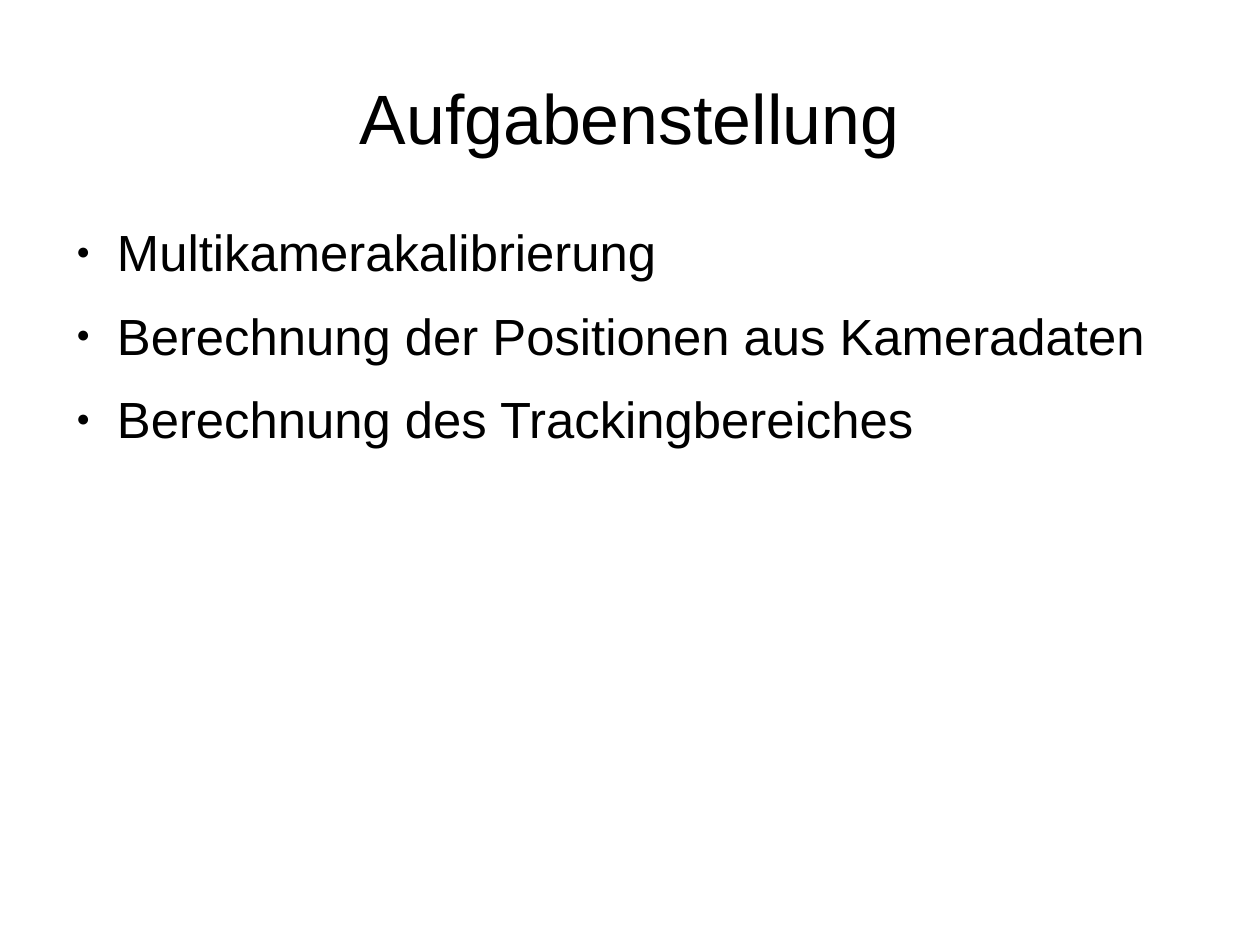
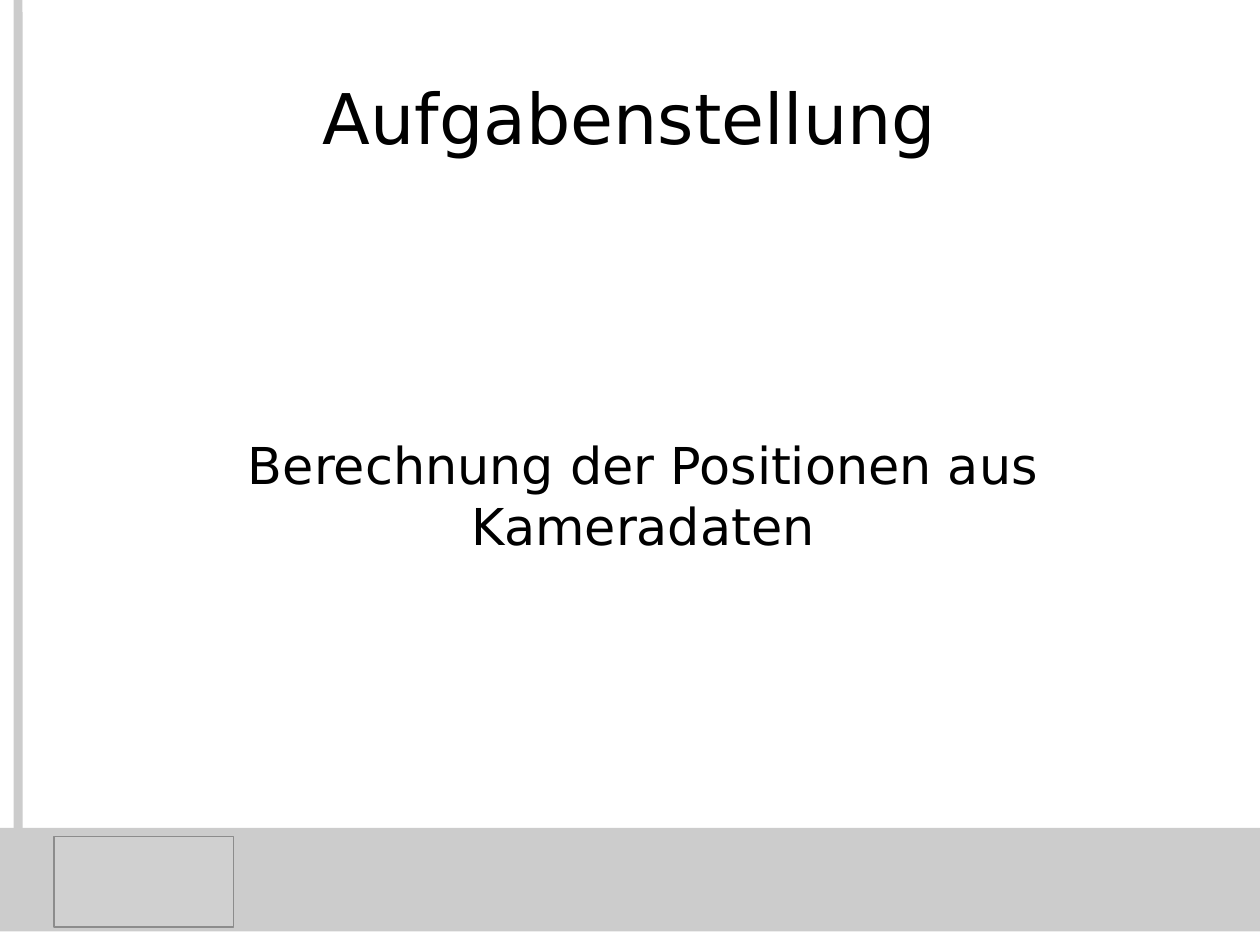
Before and after one commit to KITrokopter/Presentation, a slide deck: slide 13 of PresentationInTotal v0.1.odp (slide 12 before the commit). Drawn at 1260x945 pixels with LibreOffice and Linux fonts; fonts in the diff are those of the drawing; grey boxes stand for pictures. Boxes give left, top, right and bottom in pixels: in the first picture for what was removed or moved away, otherwise in the second. Text is boxed around its words. In the diff, an @@ line names an element or a change of style, - is before the commit and + after.

```diff
--- a/PresentationInTotal v0.1.odp
+++ b/PresentationInTotal v0.1.odp
@@ line added from (18, 0) to (18, 918), #CCCCCC 5.67 pt @@
@@ title "Aufgabenstellung" at (x1=323, y1=91, x2=936, y2=159): font Arial to DejaVu Sans @@
@@ subtitle "Berechnung der Positionen aus Kameradaten" at (x1=248, y1=445, x2=1038, y2=546): font Arial to DejaVu Sans; alignment left to centre; bullet ● to none; less space between paragraphs; vertical alignment top to middle @@
@@ subtitle at (x1=117, y1=234, x2=656, y2=282): paragraph removed @@
-● Multikamerakalibrierung
@@ subtitle at (x1=117, y1=401, x2=913, y2=449): paragraph removed @@
-● Berechnung des Trackingbereiches
@@ rectangle added at (x1=0, y1=828, x2=1260, y2=932), fill #CCCCCC @@
@@ picture added at (x1=54, y1=837, x2=233, y2=927) @@
```
Also in this commit, not shown: 5 other slides changed, 6 slides added.
